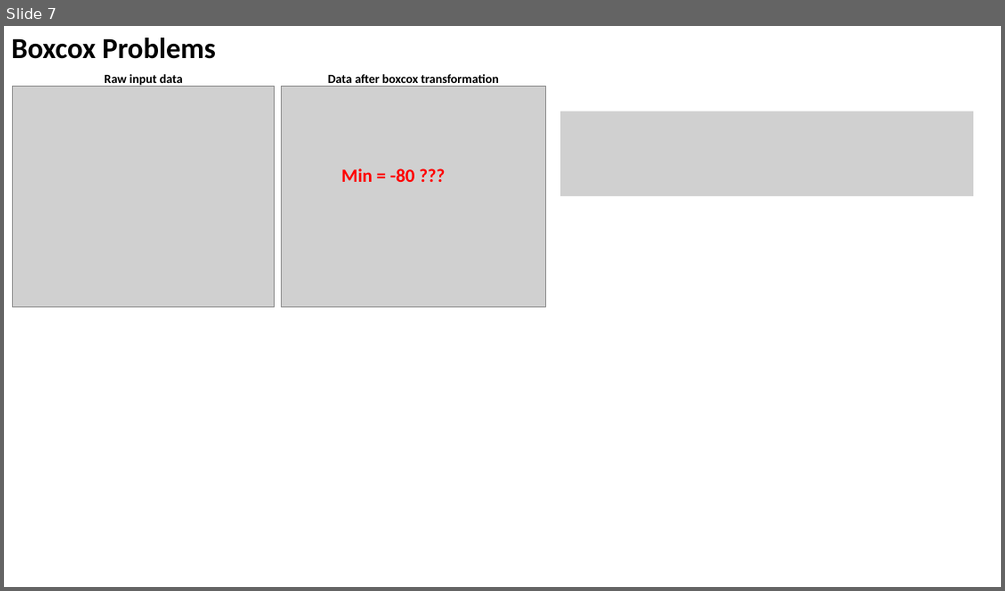
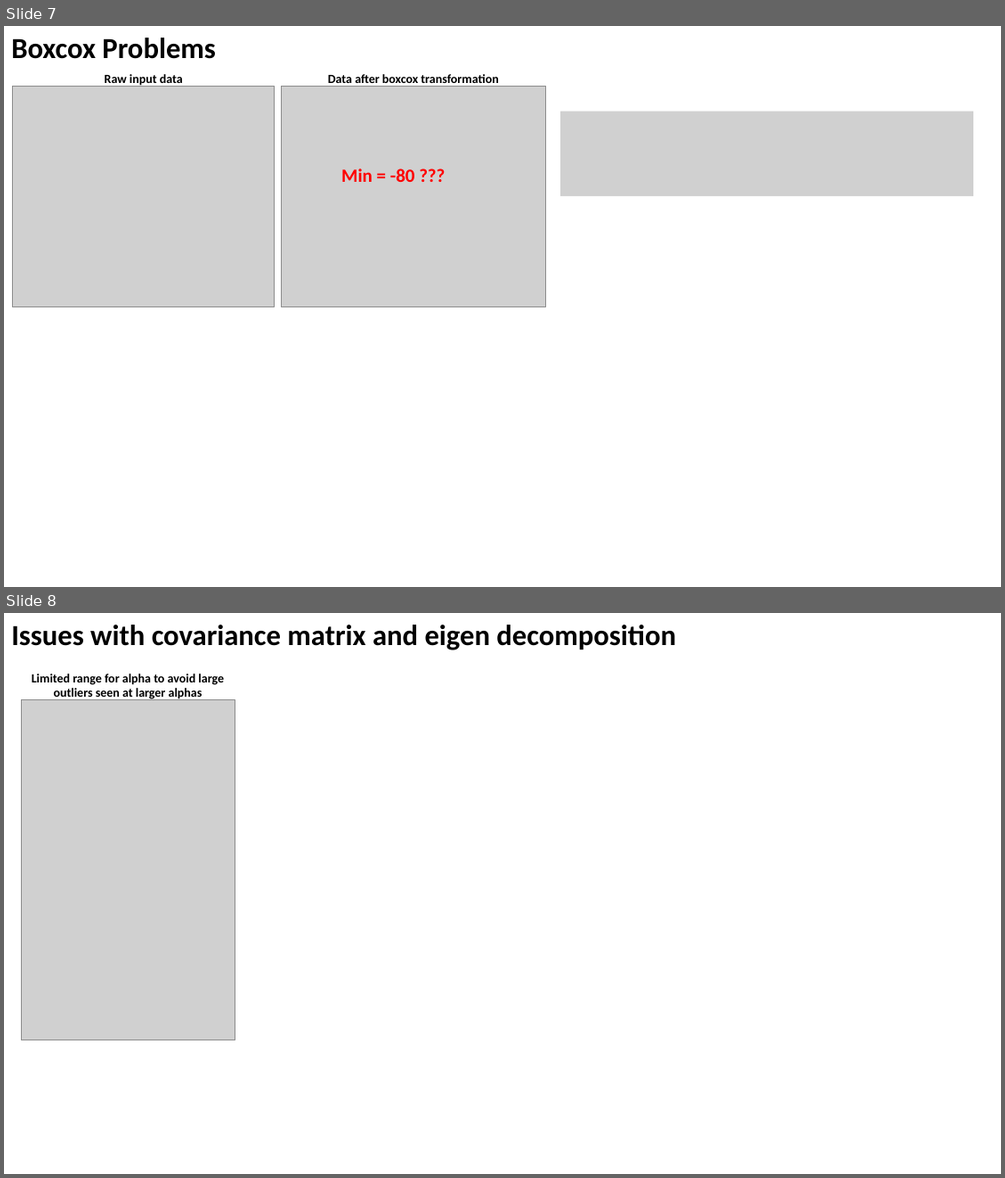
Before and after one commit to zhaohanxiong/OxfordCVM, a slide deck: job_results.pptx. Shown one above the other, each under a label of ours: slide 7 before the commit, slides 7 and 8 after it. The pictures are 1005x591 and 1005x1178 pixels, drawn with LibreOffice and Linux fonts; fonts in the diff are those of the drawing; grey boxes stand for pictures. Boxes give left, top, right and bottom in pixels: in the first picture for what was removed or moved away, otherwise in the second. Text is boxed around its words. In the diff, an @@ line names an element or a change of style, - is before the commit and + after.

Commit message:
added new plot for trying to solve cov and eig issue

```diff
--- a/job_results.pptx
+++ b/job_results.pptx
@@ slide 8 added at [4,613,1001,1174], background #FFFFFF @@
@@ text added at [11,625,676,650], 28 pt, text #000000, bold @@
+Issues with covariance matrix and eigen decomposition
@@ text added at [32,674,224,701], 12 pt, text #000000, bold @@
+Limited range for alpha to avoid large outliers seen at larger alphas
@@ picture added at [21,699,235,1040] @@
```
